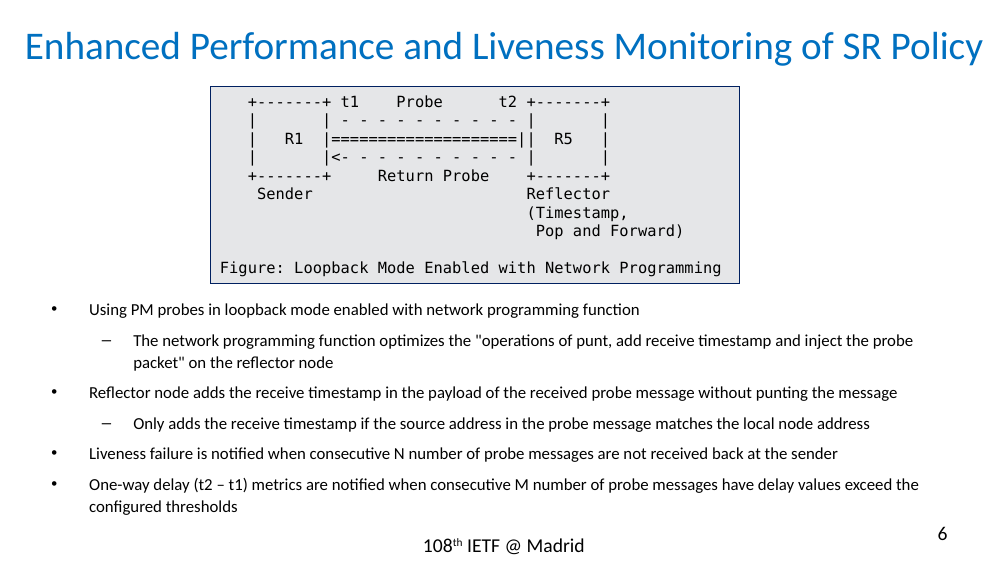
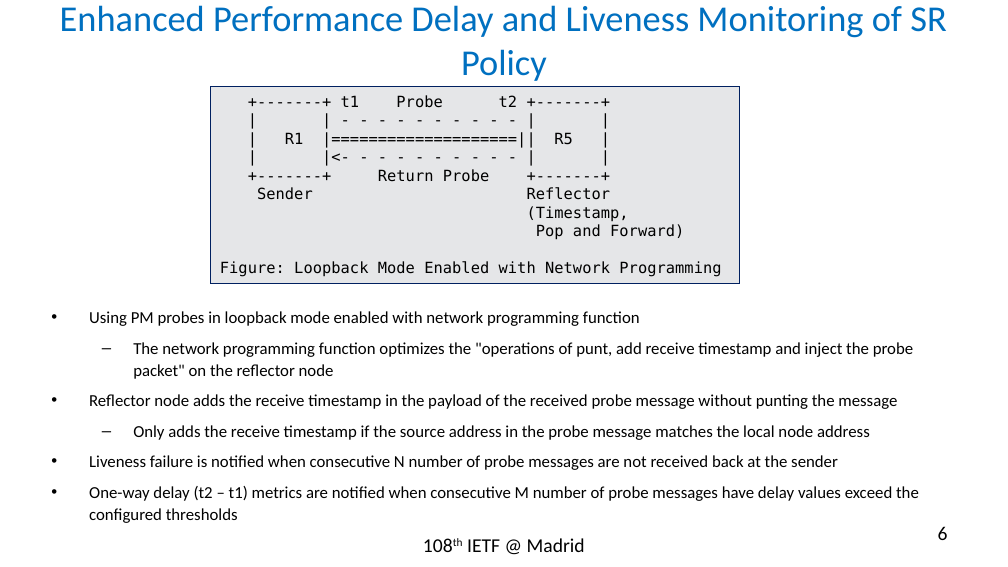
Before and after one commit to rakgandhi/ietf-slides, a slide deck: slide 6 of draft-gandhi-spring-sr-enhanced-plm-01.pptx. Drawn at 1008x567 pixels with LibreOffice and Linux fonts; fonts in the diff are those of the drawing. Boxes give left, top, right and bottom in pixels: in the first picture for what was removed or moved away, otherwise in the second. Text is boxed around its words. In the diff, an @@ line names an element or a change of style, - is before the commit and + after.

```diff
--- a/draft-gandhi-spring-sr-enhanced-plm-01.pptx
+++ b/draft-gandhi-spring-sr-enhanced-plm-01.pptx
@@ title at [60, 5, 946, 81]: text changed; size 28 to 26 pt @@
-Enhanced Performance and Liveness Monitoring of SR Policy
+Enhanced Performance Delay and Liveness Monitoring of SR Policy
@@ text "Using PM probes in loopback ...": place and size @@
-text "Using PM probes in loopback ..." at [89, 303, 919, 515]
+text "Using PM probes in loopback ..." at [89, 311, 919, 523]
```
Also in this commit, not shown: 7 other slides changed, 1 other file.
